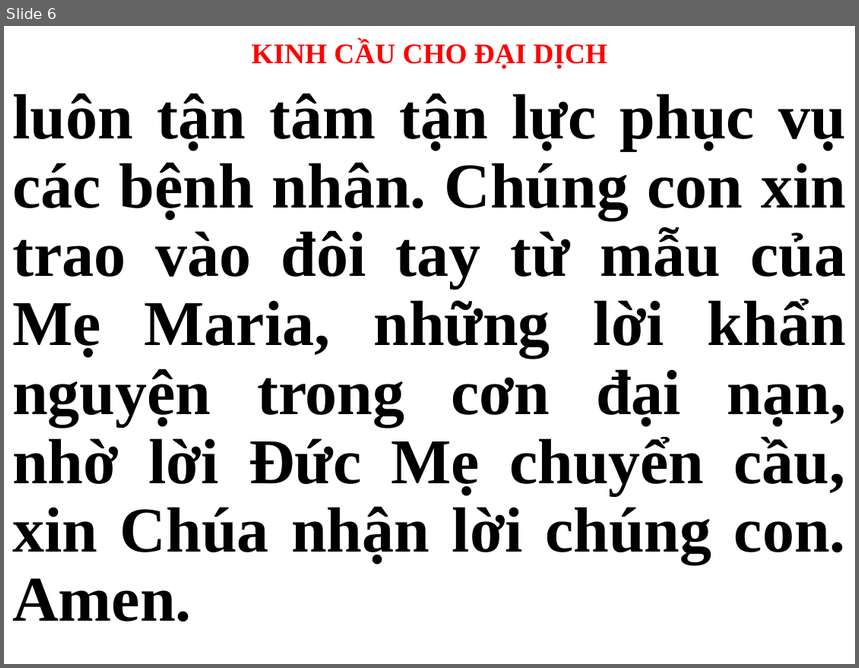
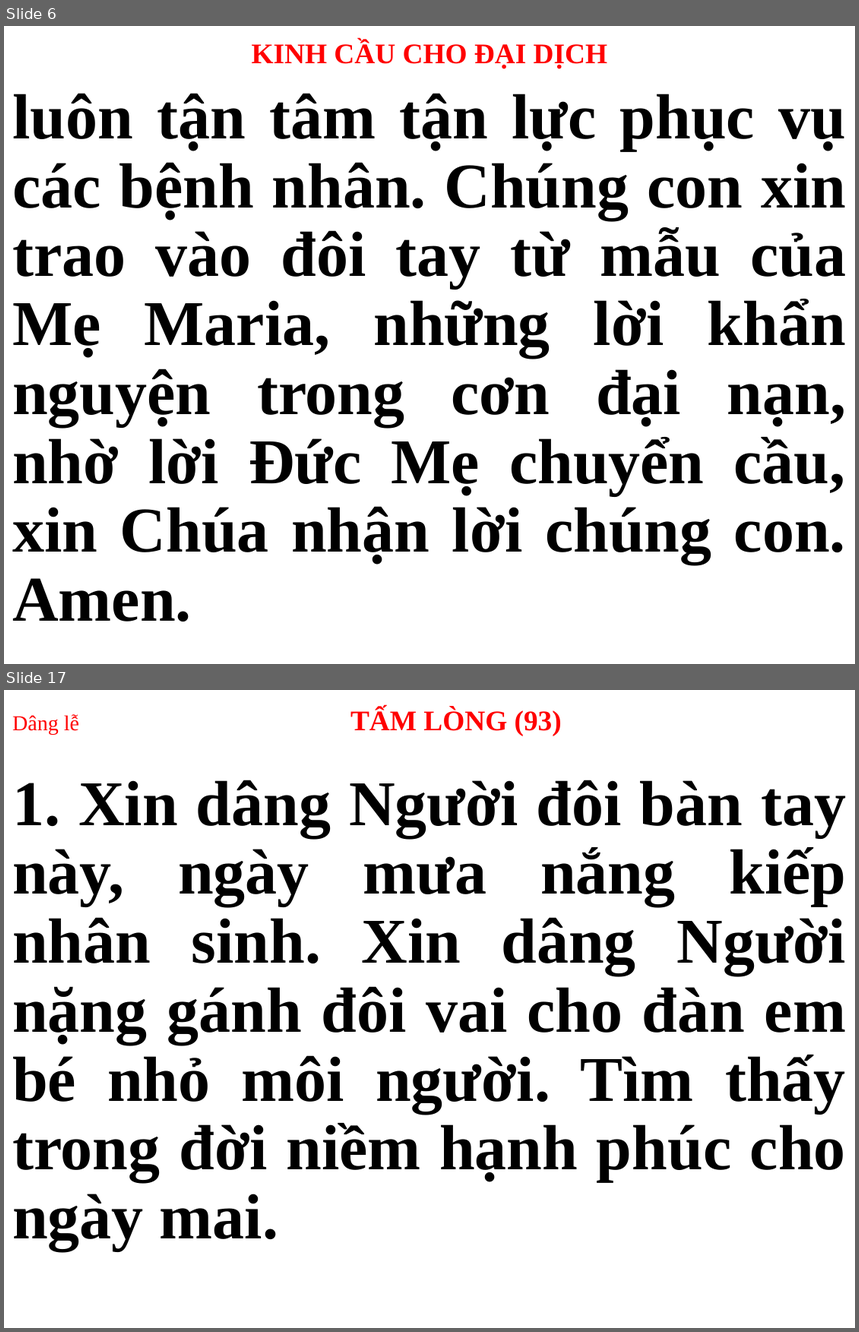
Before and after one commit to webfullstack99/usb-songs, a slide deck: Thứ 3.pptx. Shown one above the other, each under a label of ours: slide 6 before the commit, slides 6 and 17 after it; the slides between them are not shown. The pictures are 859x668 and 859x1332 pixels, drawn with LibreOffice and Linux fonts; fonts in the diff are those of the drawing. Boxes give left, top, right and bottom in pixels: in the first picture for what was removed or moved away, otherwise in the second. Text is boxed around its words. In the diff, an @@ line names an element or a change of style, - is before the commit and + after.

```diff
--- a/Thứ 3.pptx
+++ b/Thứ 3.pptx
@@ slide 17 added at (4, 690, 855, 1328), background #FFFFFF @@
@@ title added at (12, 708, 562, 736), 24 pt, text #FF0000, bold @@
+Dâng lễ TẤM LÒNG (93)
@@ subtitle added at (12, 780, 846, 1251), 54 pt, text #000000, bold @@
+1. Xin dâng Người đôi bàn tay này, ngày mưa nắng kiếp nhân sinh. Xin dâng Người nặng gánh đôi vai cho đàn em bé nhỏ môi người. Tìm thấy trong đời niềm hạnh phúc cho ngày mai.
```
Also in this commit, not shown: 2 slides changed, 30 other slides added, 16 slides removed.
